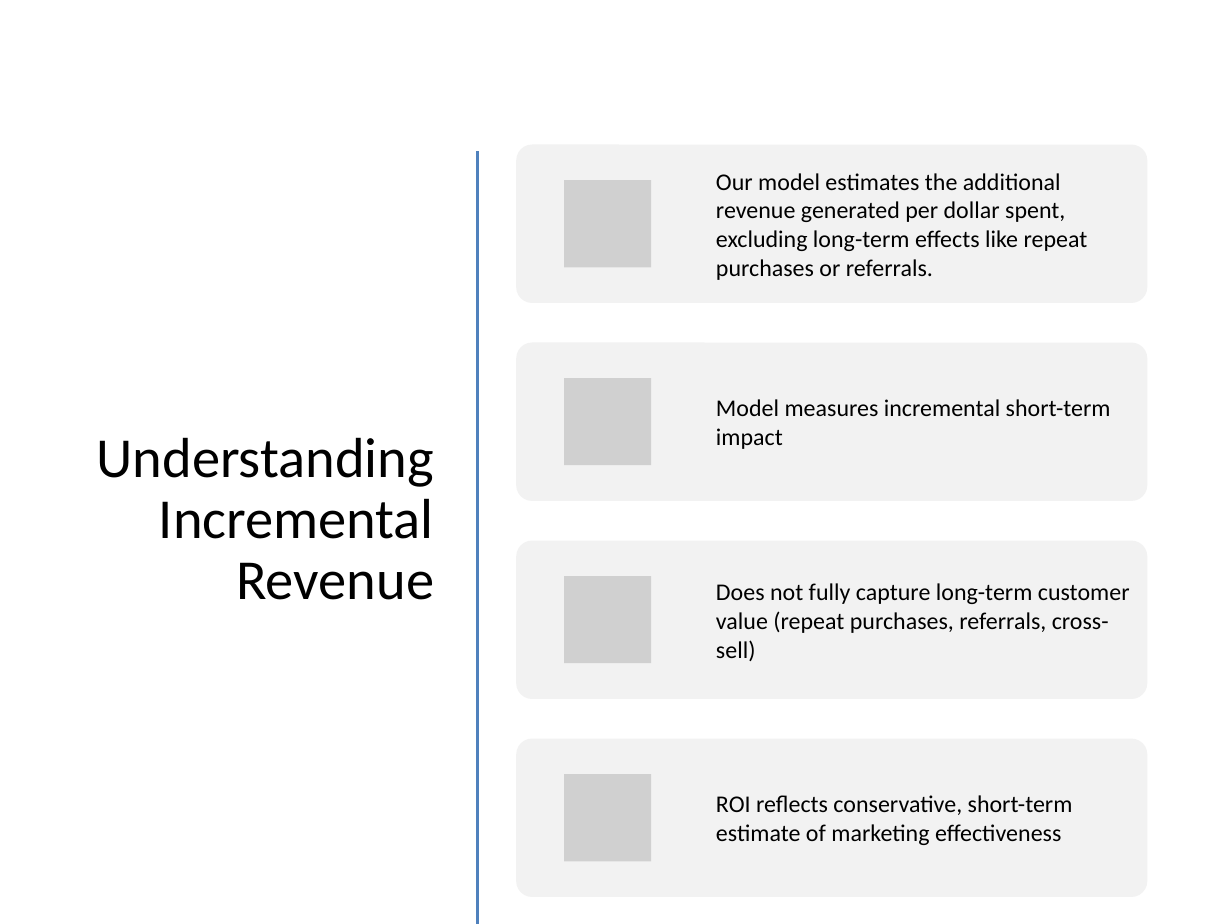
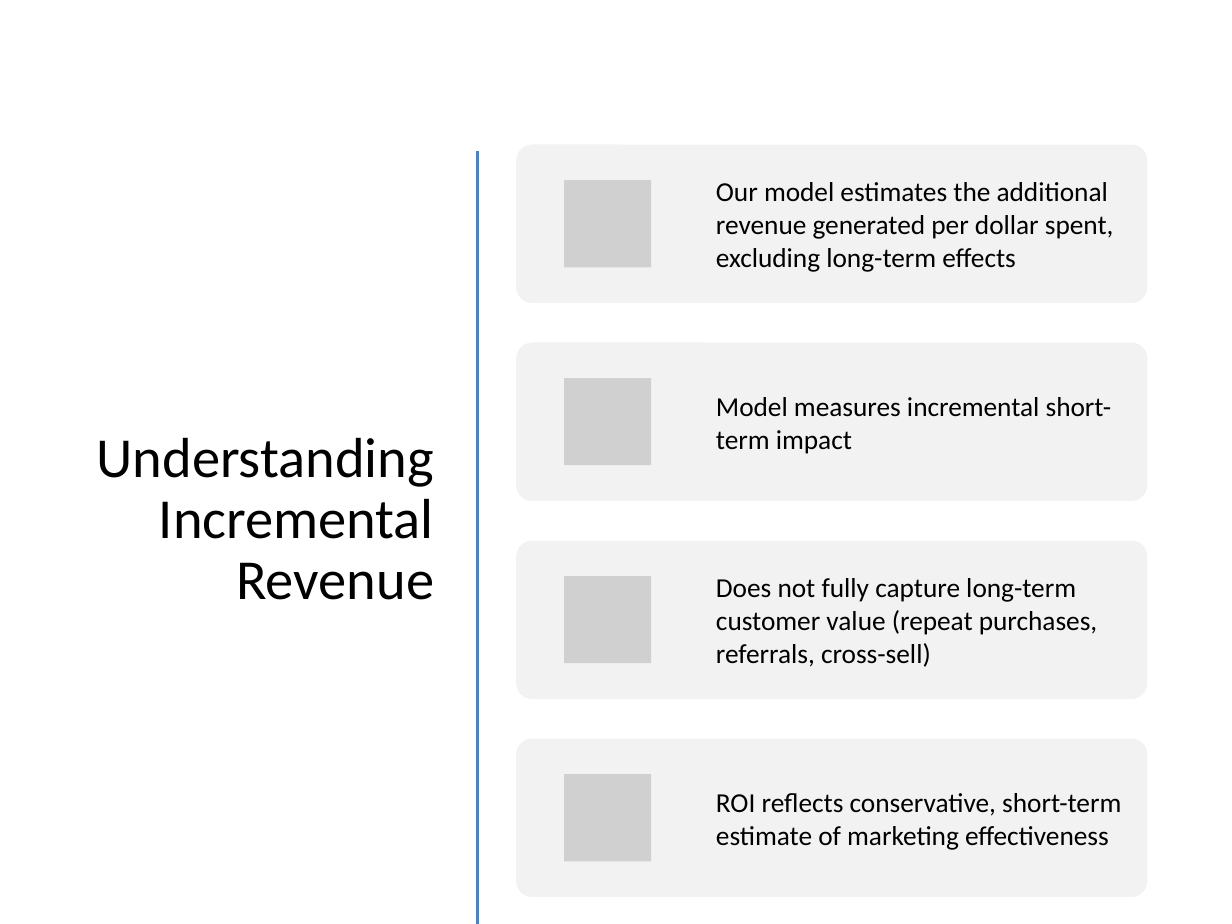
Before and after one commit to dannyxia7/Marketing_Mix_Model_Analysis, a slide deck: slide 5 of Marketing_ROI_Analysis.pptx (slide 3 before the commit). Drawn at 1232x924 pixels with LibreOffice and Linux fonts; fonts in the diff are those of the drawing; grey boxes stand for pictures. Boxes give left, top, right and bottom in pixels: in the first picture for what was removed or moved away, otherwise in the second. Text is boxed around its words. In the diff, an @@ line names an element or a change of style, - is before the commit and + after.

Commit message:
added a couple more slide about difference between dev and prod in revenue

```diff
--- a/Marketing_ROI_Analysis.pptx
+++ b/Marketing_ROI_Analysis.pptx
@@ text at [716, 182, 1114, 272]: text changed; size 14 to 16 pt @@
-Our model estimates the additional revenue generated per dollar spent, excluding long-term effects like repeat purchases or referrals.
+Our model estimates the additional revenue generated per dollar spent, excluding long-term effects
@@ size 14 to 16 pt in 3 elements at [716, 397, 1112, 454], [716, 578, 1097, 667], [716, 793, 1121, 850] @@
```
Also in this commit, not shown: 1 other slide changed, 2 slides added, 1 other file.
